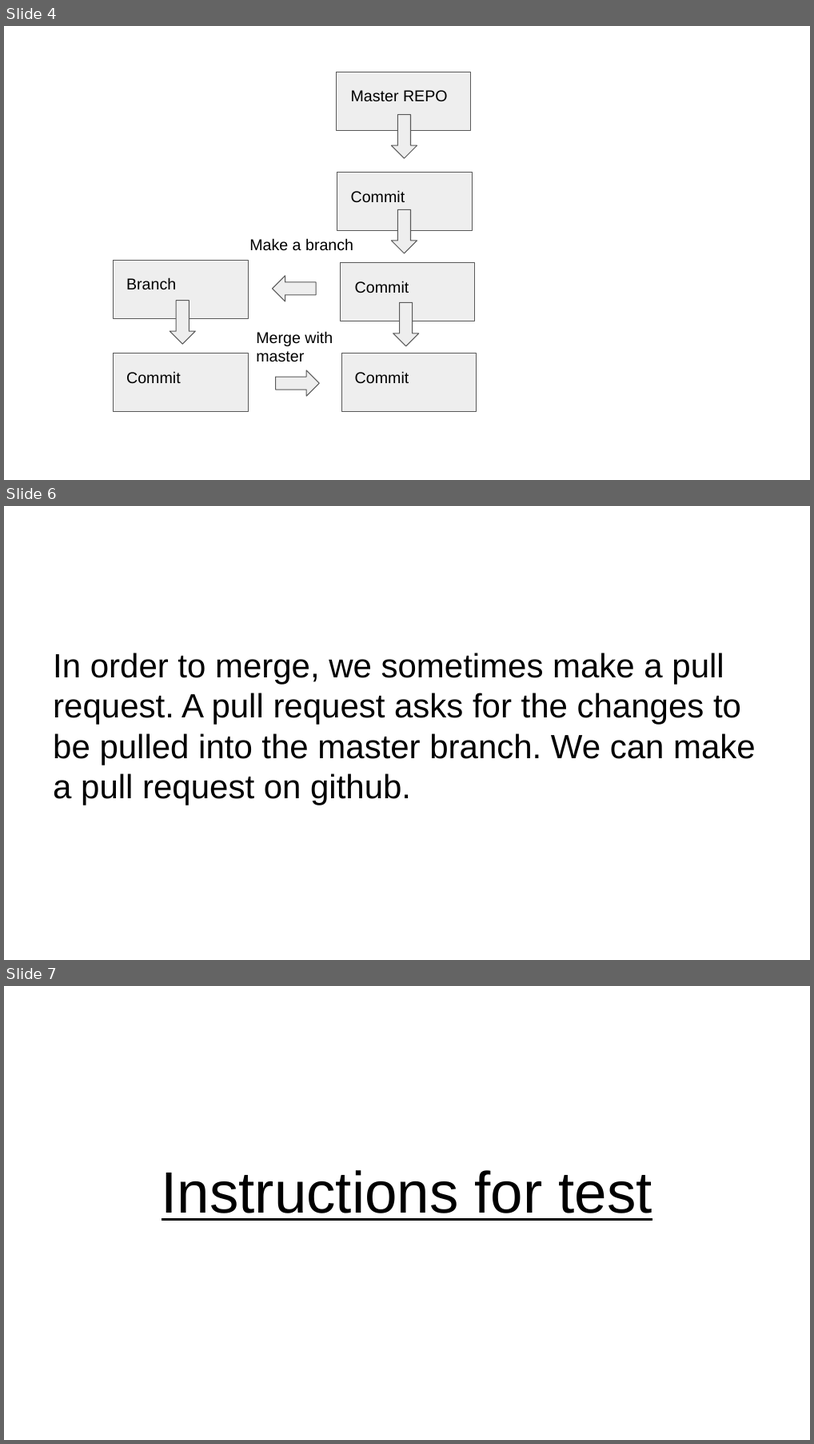
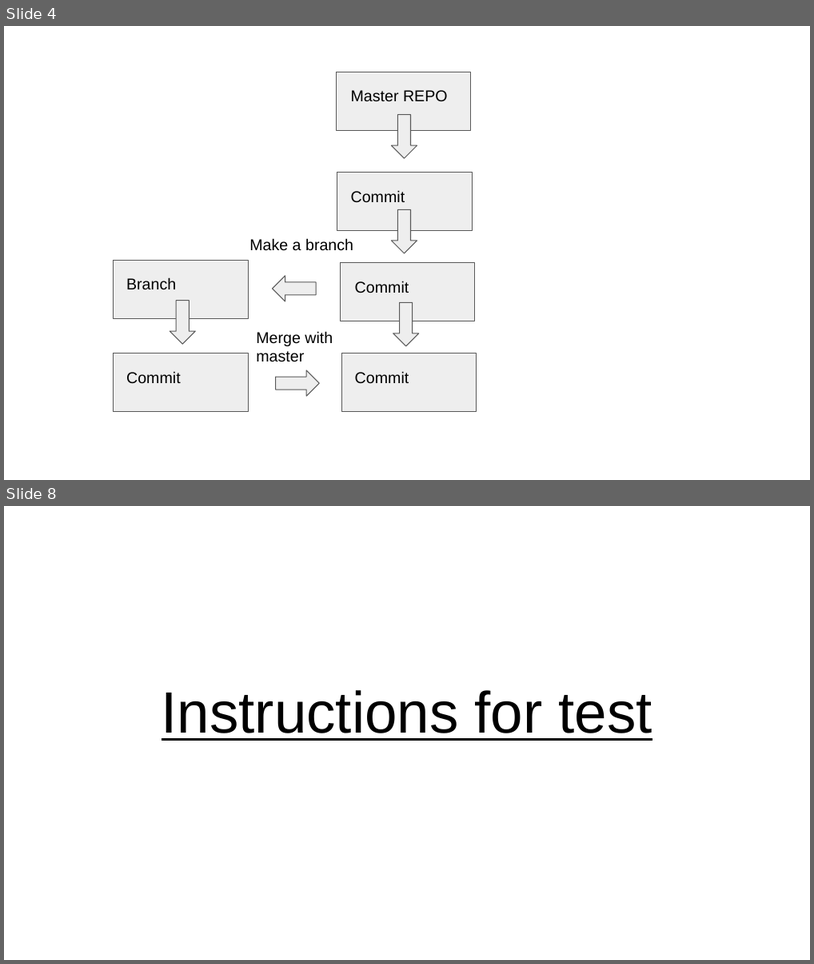
Before and after one commit to codemary/stormstudents, a slide deck: course_material/git.pptx. Shown one above the other, each under a label of ours: slides 4, 6 and 7 before the commit, slides 4 and 8 after it; the slides between them are not shown. The pictures are 814x1444 and 814x964 pixels, drawn with LibreOffice and Linux fonts; fonts in the diff are those of the drawing. Boxes give left, top, right and bottom in pixels: in the first picture for what was removed or moved away, otherwise in the second. Text is boxed around its words. In the diff, an @@ line names an element or a change of style, - is before the commit and + after.

```diff
--- a/course_material/git.pptx
+++ b/course_material/git.pptx
@@ slide 6 removed at <box>4,506,810,960</box>, background #FFFFFF @@
@@ title removed at <box>53,652,756,804</box> @@
-In order to merge, we sometimes make a pull request. A pull request asks for the changes to be pulled into the master branch. We can make a pull request on github.
@@ what was slide 7 is now slide 8 @@
```
Also in this commit, not shown: 6 slides changed, 6 slides added, 4 other slides removed.
